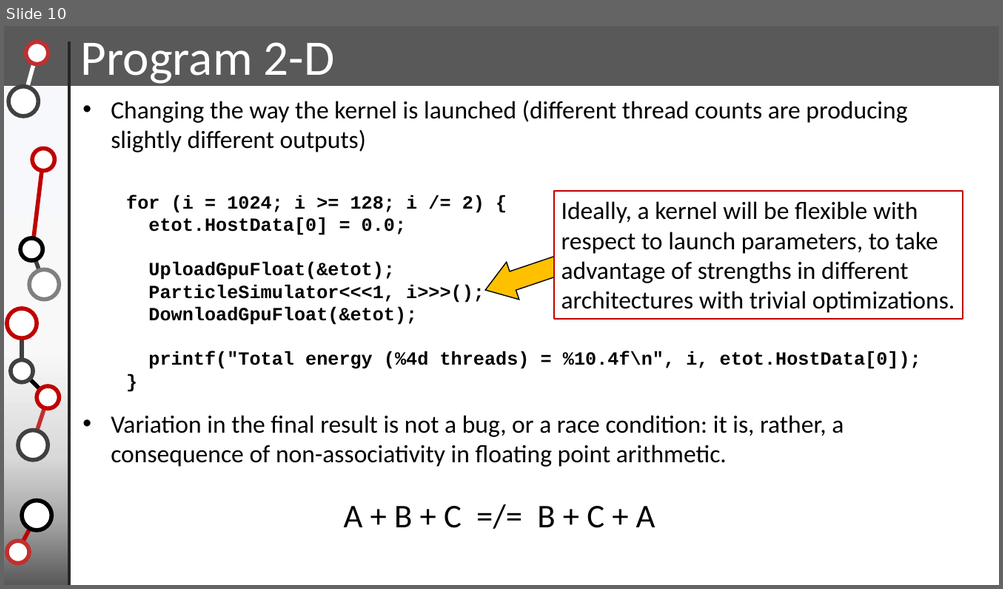
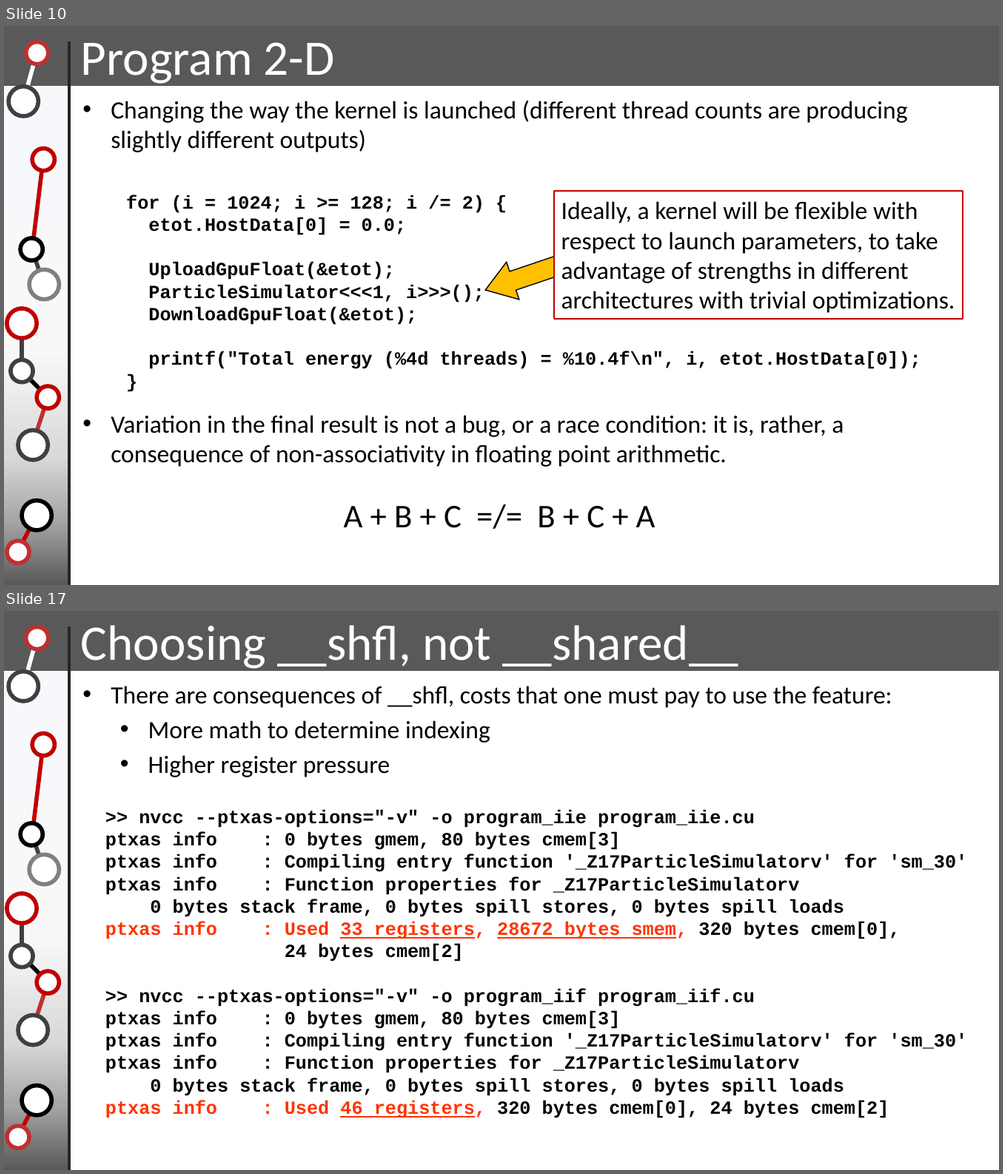
Before and after one commit to wadejong/Summer-School-Materials, a slide deck: Wednesday-morning/TutorialsCUDA/ProgrammingHandsOn.pptx. Shown one above the other, each under a label of ours: slide 10 before the commit, slides 10 and 17 after it; the slides between them are not shown. The pictures are 1003x589 and 1003x1174 pixels, drawn with LibreOffice and Linux fonts; fonts in the diff are those of the drawing. Boxes give left, top, right and bottom in pixels: in the first picture for what was removed or moved away, otherwise in the second. Text is boxed around its words. In the diff, an @@ line names an element or a change of style, - is before the commit and + after.

Commit message:
Updates to the example supporting slides and a couple more new programs.

```diff
--- a/Wednesday-morning/TutorialsCUDA/ProgrammingHandsOn.pptx
+++ b/Wednesday-morning/TutorialsCUDA/ProgrammingHandsOn.pptx
@@ slide 17 added at (4, 611, 999, 1170), background #FFFFFF @@
@@ rectangle added at (4, 611, 999, 671), fill #595959, outline #595959 1 pt @@
@@ ellipse added at (25, 627, 48, 649), fill #FFFFFF, outline #C03030 4 pt @@
@@ line added from (69, 627) to (69, 1170), #262626 3 pt @@
@@ text added at (81, 625, 738, 672), 48 pt, text #FFFFFF @@
+Choosing __shfl, not __shared__
@@ line added from (37, 638) to (23, 686), #FFFFFF 4 pt @@
@@ rectangle added at (4, 672, 69, 1170), fill gradient #F6F8FC to #F8F8F8 to #D9D9D9 to #A6A6A6 to #595959 @@
@@ ellipse added at (8, 672, 38, 701), fill #FFFFFF, outline #404040 4 pt @@
@@ text added at (111, 686, 892, 777), 24 pt, text #000000 @@
+• There are consequences of __shfl, costs that one must pay to use the feature:
+  • More math to determine indexing
+  • Higher register pressure
@@ line added from (32, 834) to (43, 742), #C00000 4 pt @@
@@ ellipse added at (32, 733, 55, 756), fill #FFFFFF, outline #C00000 4 pt @@
@@ text added at (105, 809, 967, 1119), 18 pt, text #000000, bold @@
+>> nvcc --ptxas-options="-v" -o program_iie program_iie.cu
+ptxas info : 0 bytes gmem, 80 bytes cmem[3]
+ptxas info : Compiling entry function '_Z17ParticleSimulatorv' for 'sm_30'
+ptxas info : Function properties for _Z17ParticleSimulatorv
+0 bytes stack frame, 0 bytes spill stores, 0 bytes spill loads
+ptxas info : Used 33 registers, 28672 bytes smem, 320 bytes cmem[0],
+24 bytes cmem[2]
+>> nvcc --ptxas-options="-v" -o program_iif program_iif.cu
+ptxas info : 0 bytes gmem, 80 bytes cmem[3]
+ptxas info : Compiling entry function '_Z17ParticleSimulatorv' for 'sm_30'
+ptxas info : Function properties for _Z17ParticleSimulatorv
+0 bytes stack frame, 0 bytes spill stores, 0 bytes spill loads
+ptxas info : Used 46 registers, 320 bytes cmem[0], 24 bytes cmem[2]
@@ ellipse added at (20, 823, 42, 846), fill #FFFFFF, outline #000000 4 pt @@
@@ line added from (31, 834) to (44, 869), #404040 4 pt @@
@@ ellipse added at (29, 855, 60, 885), fill #FFFFFF, outline #808080 4 pt @@
@@ ellipse added at (7, 894, 37, 923), fill #FFFFFF, outline #C00000 4 pt @@
@@ line added from (22, 908) to (22, 957), #404040 4 pt @@
@@ ellipse added at (11, 945, 33, 968), fill #FFFFFF, outline #404040 4 pt @@
@@ line added from (48, 982) to (22, 957), #000000 4 pt @@
@@ line added from (48, 982) to (32, 1031), #C03030 4 pt @@
@@ ellipse added at (37, 971, 60, 994), fill #FFFFFF, outline #C00000 4 pt @@
@@ ellipse added at (18, 1015, 48, 1045), fill #FFFFFF, outline #404040 4 pt @@
@@ ellipse added at (22, 1086, 52, 1116), fill #FFFFFF, outline #000000 4 pt @@
@@ line added from (18, 1137) to (37, 1101), #C00000 4 pt @@
@@ ellipse added at (7, 1127, 29, 1149), fill #FFFFFF, outline #C03030 4 pt @@
```
Also in this commit, not shown: 3 slides changed, 7 other slides added, 2 other files.
